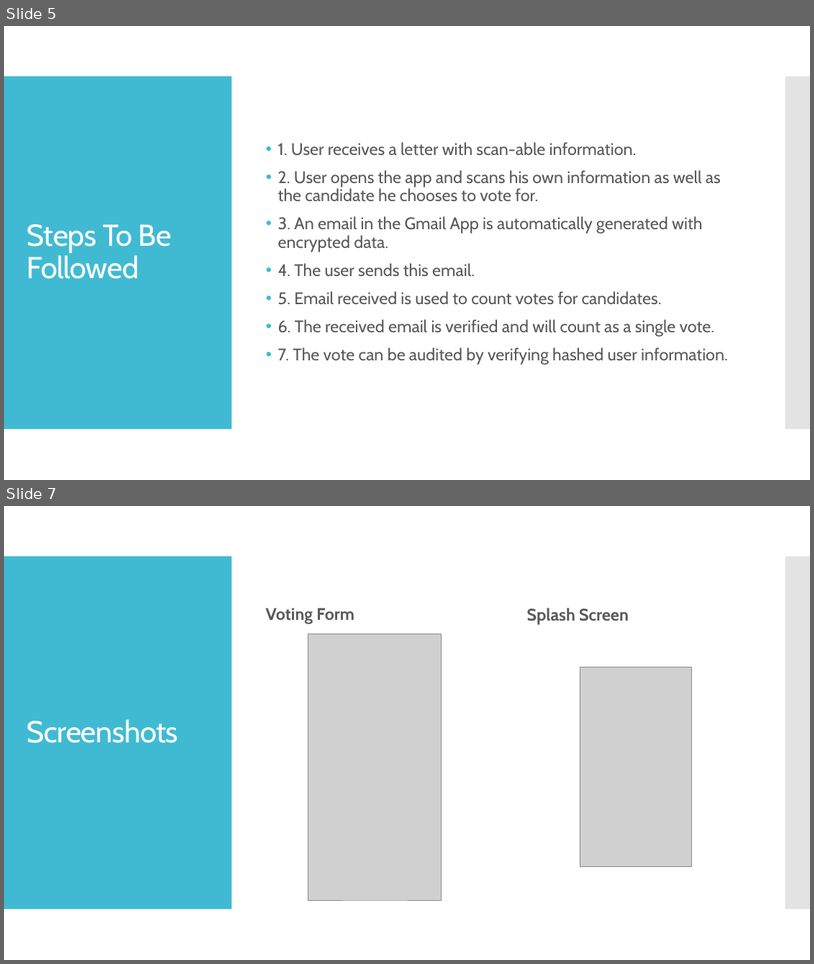
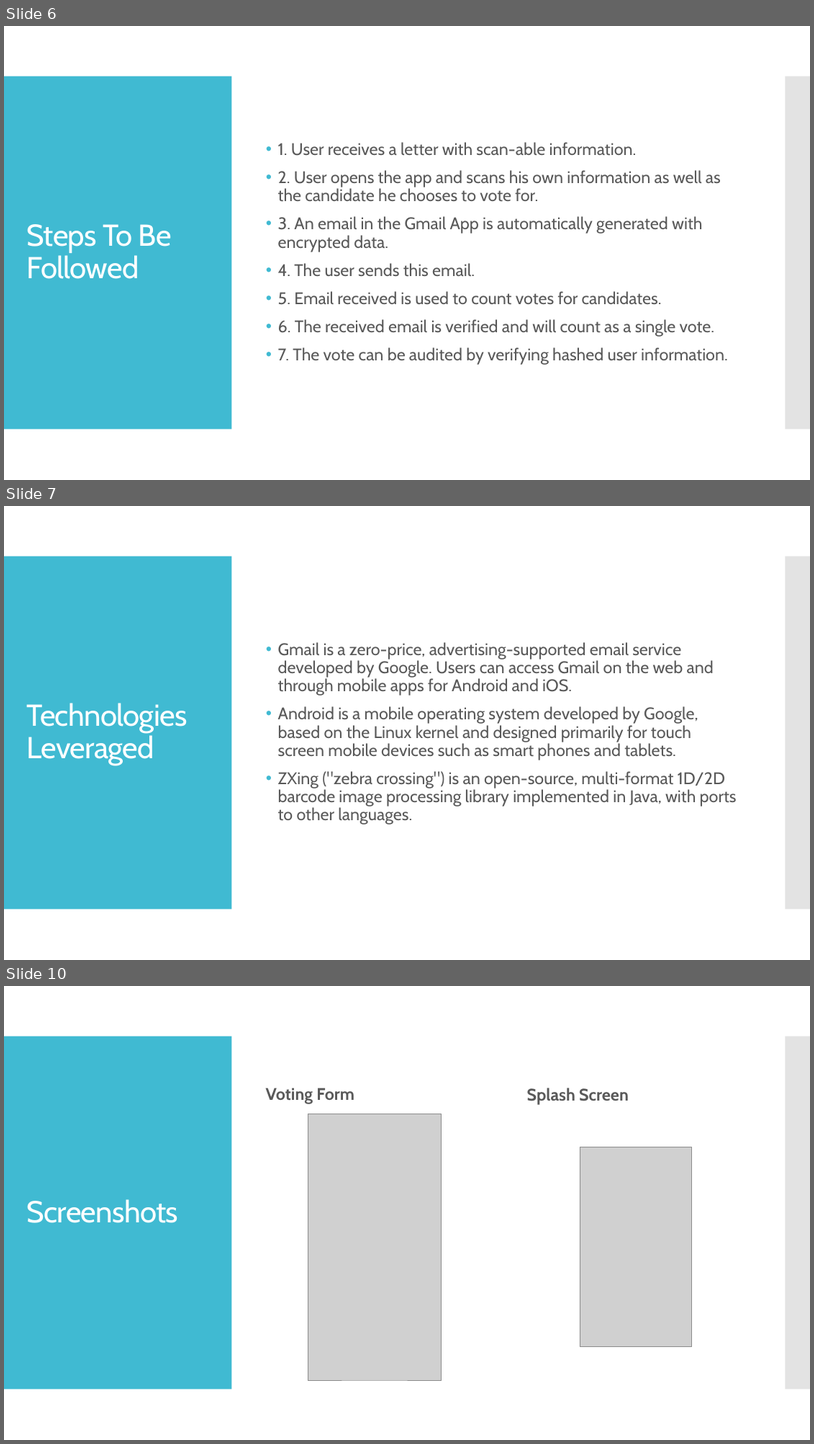
Before and after one commit to D-Bhatta/Secure-Online-Voting, a slide deck: Secure Online Voting.pptx. Shown one above the other, each under a label of ours: slides 5 and 7 before the commit, slides 6, 7 and 10 after it; the slides between them are not shown. The pictures are 814x964 and 814x1444 pixels, drawn with LibreOffice and Linux fonts; fonts in the diff are those of the drawing; grey boxes stand for pictures. Boxes give left, top, right and bottom in pixels: in the first picture for what was removed or moved away, otherwise in the second. Text is boxed around its words. In the diff, an @@ line names an element or a change of style, - is before the commit and + after.

Commit message:
Restored PPtx version 1 from email

```diff
--- a/Secure Online Voting.pptx
+++ b/Secure Online Voting.pptx
@@ slide 7 added at (4,506,810,960), background #FFFFFF; not listed: 2 template elements that a slide beside it also shows @@
@@ text added at (278,642,737,824), 20 pt, text #595959 @@
+• Gmail is a zero-price, advertising-supported email service developed by Google. Users can access Gmail on the web and through mobile apps for Android and iOS.
+• Android is a mobile operating system developed by Google, based on the Linux kernel and designed primarily for touch screen mobile devices such as smart phones and tablets.
+• ZXing ("zebra crossing") is an open-source, multi-format 1D/2D barcode image processing library implemented in Java, with ports to other languages.
@@ title added at (27,703,188,765), 36 pt, text #FFFFFF @@
+Technologies Leveraged
@@ what was slide 5 is now slide 6 @@
@@ what was slide 7 is now slide 10 @@
```
Also in this commit, not shown: 3 slides changed, 3 other slides added.
